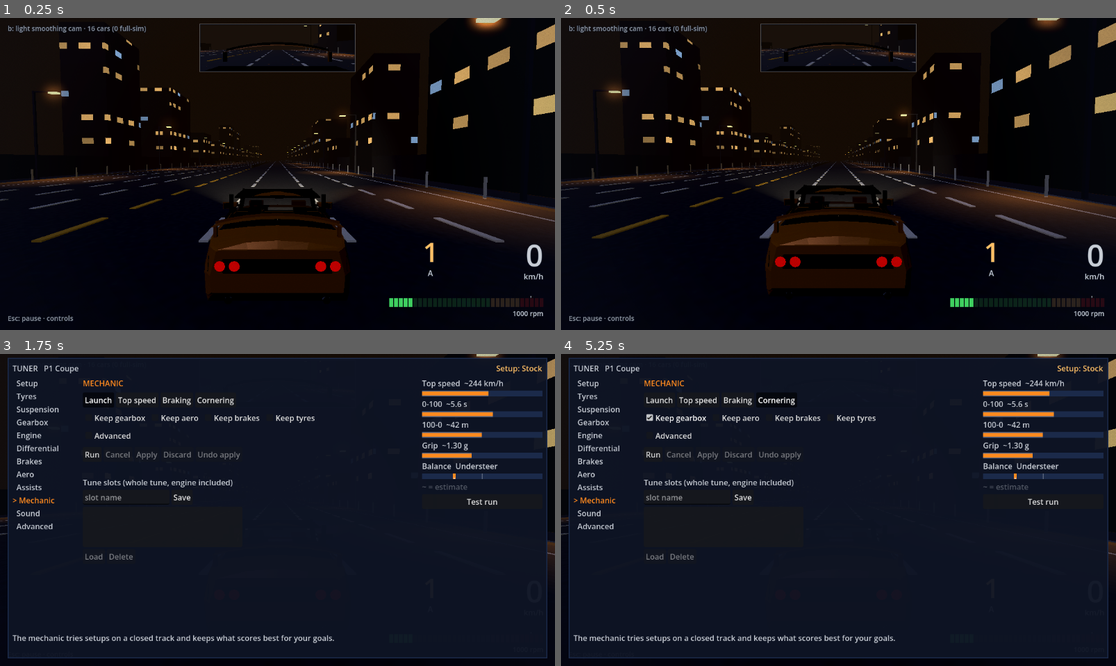
Above: before the commit, frames 1-4 (two rows, left to right).
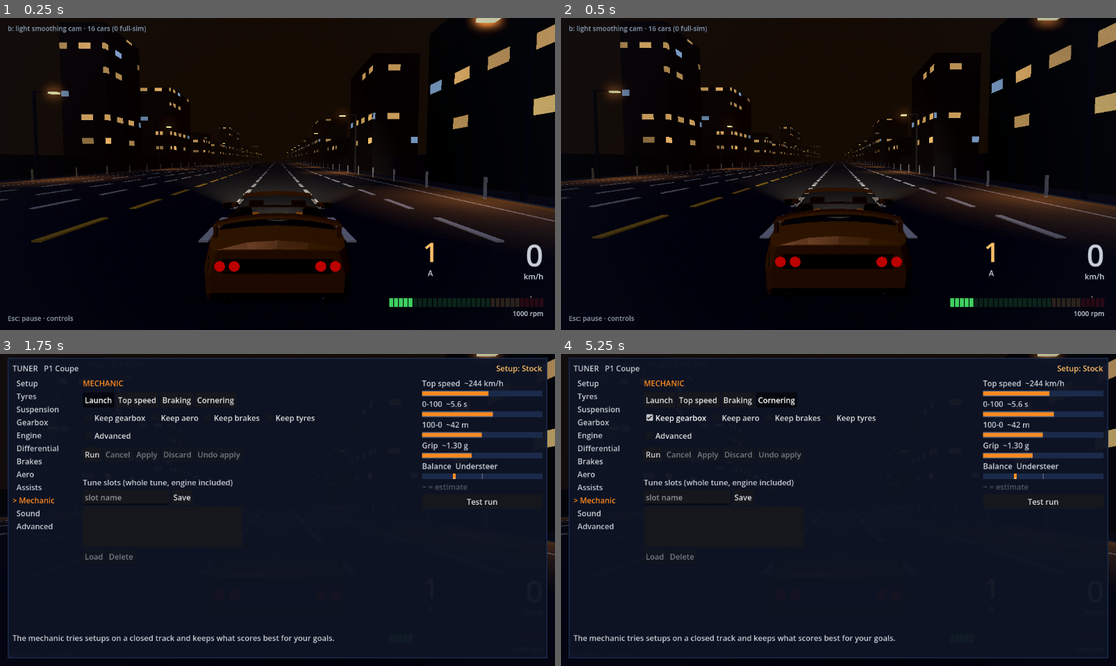
Above: after the commit, the same moments.

Repository: SmurfyHehe/neon-overdrive
Game: Godot game, scene res://Game.tscn
Same seed, same stepped clock (60 frames per second), same inputs: the game is played once before the commit and once after it.
Inputs (mouse positions are in pixels of both pictures, inside the frame that each line leads up to):
- Up to frame 1 (0.25 s): no input
- Up to frame 2 (0.5 s): no input
- Up to frame 3 (1.75 s): tap Enter at 0.5 s; move the mouse to (399, 494) at 0.52 s; hold D (steer_right) 0.53-1.25 s; tap Y (autotune_panel) at 0.6 s; click (399, 494) at 0.67 s; click "Launch" at 1.25 s
- Up to frame 4 (5.25 s): click "Launch" at 2 s; click "Top speed" at 2.75 s; click "Braking" at 3.5 s; click "Cornering" at 4.25 s; click "Keep gearbox" at 5 s

The runs differ from the first frame. In frame 1, 0.9% of the frame differs, in the area x 35-65%, y 1-66%; in frame 2, 0.9%; in frame 3, less than 0.1%; in frame 4, less than 0.1%.
Error after the commit: Parse Error: Invalid operands "bool" and "int" for "<" operator. (res://scripts/cockpit_mirrors.gd:195)

Commit message:
Fix: bounds check in set_side_cue() to prevent crash
Add bounds checking before array access in set_side_cue() to prevent
crashes when called with invalid side indices outside the range 0-1.
Co-Authored-By: Claude Haiku 4.5 <noreply@anthropic.com>
Claude-Session: https://claude.ai/code/session_01KLFJgHpbdboYreNLtbaUpy

Diff:
--- a/scripts/cockpit_mirrors.gd
+++ b/scripts/cockpit_mirrors.gd
@@ -192,9 +192,10 @@
 
 ## Lights a door mirror's blind-spot dot: side 0 left, 1 right, level 0..1.
 func set_side_cue(side: int, level: float) -> void:
-	side_cue[side] = clampf(level, 0.0, 1.0)
-	if side < dots.size():
-		dots[side].visible = side_cue[side] >= DOT_ON
+	if 0 <= side < side_cue.size():
+		side_cue[side] = clampf(level, 0.0, 1.0)
+		if side < dots.size():
+			dots[side].visible = side_cue[side] >= DOT_ON
 
 ## True when some part of a mirror's glass is inside the camera's view.
 static func glass_on_screen(cam: Camera3D, glass: MeshInstance3D) -> bool:
